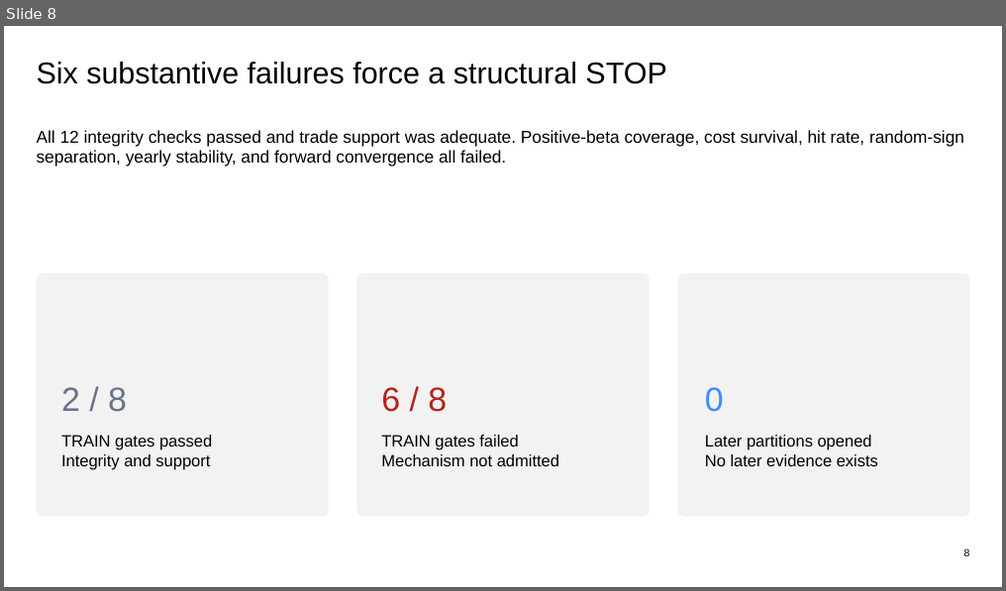
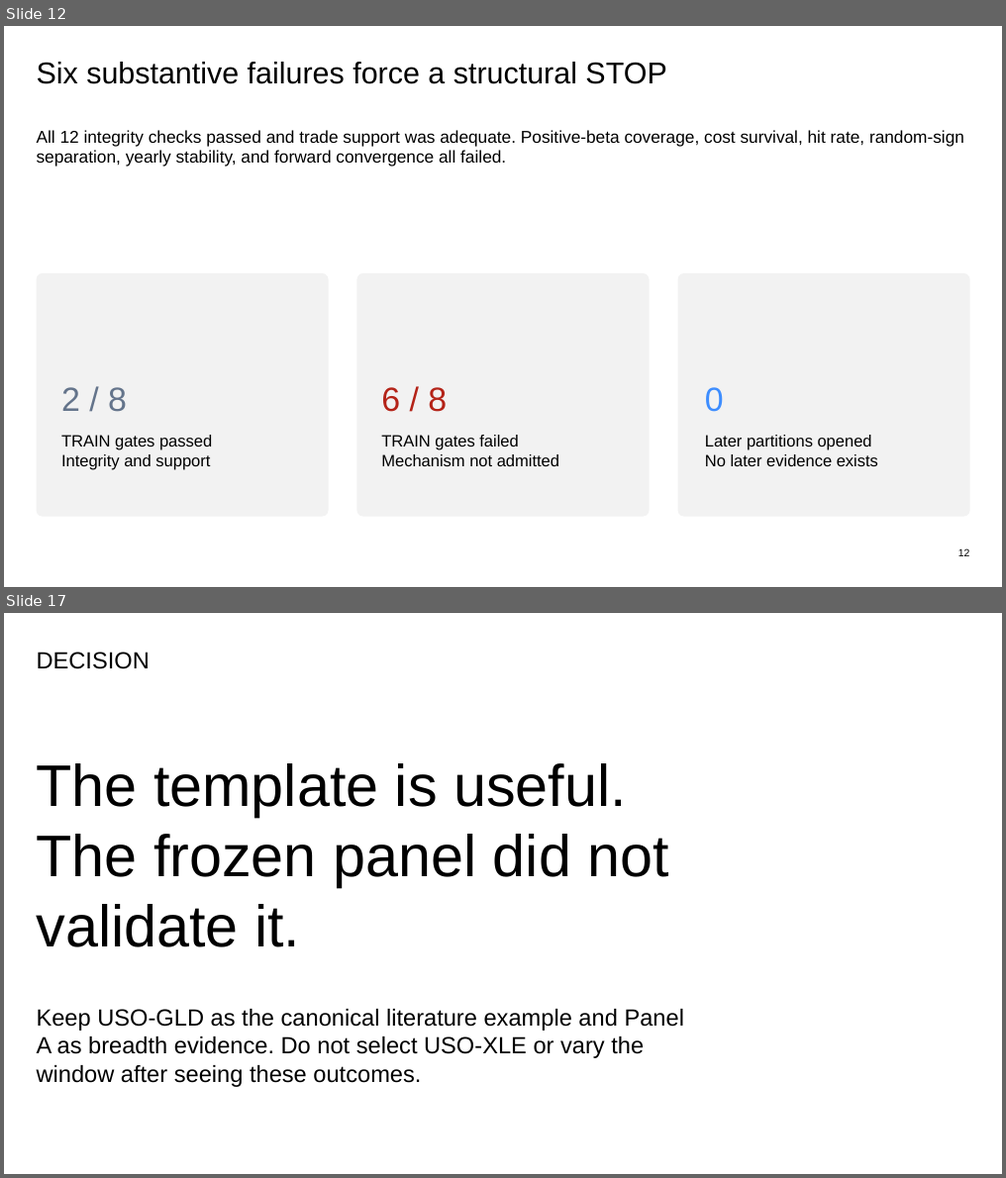
Before and after one commit to Francisc0Franc0/Time-Series-Modeling-Gen5, a slide deck: presentations/gen5_lit_mr_02_1_bollinger_evidence.pptx. Shown one above the other, each under a label of ours: slide 8 before the commit, slides 12 and 17 after it; the slides between them are not shown. The pictures are 1006x591 and 1006x1178 pixels, drawn with LibreOffice and Linux fonts; fonts in the diff are those of the drawing. Boxes give left, top, right and bottom in pixels: in the first picture for what was removed or moved away, otherwise in the second. Text is boxed around its words. In the diff, an @@ line names an element or a change of style, - is before the commit and + after.

Commit message:
feat: add LIT-MR-02.1 fixed pair panel

```diff
--- a/presentations/gen5_lit_mr_02_1_bollinger_evidence.pptx
+++ b/presentations/gen5_lit_mr_02_1_bollinger_evidence.pptx
@@ slide 17 added at <box>4,613,1002,1174</box>, background #FFFFFF @@
@@ text added at <box>37,652,150,669</box>, 22.5 pt, text #000000 @@
+DECISION
@@ text added at <box>37,763,668,948</box>, 56.5 pt, text #000000 @@
+The template is useful.
+The frozen panel did not validate it.
@@ text added at <box>37,1009,684,1087</box>, 22.5 pt, text #000000 @@
+Keep USO-GLD as the canonical literature example and Panel A as breadth evidence. Do not select USO-XLE or vary the window after seeing these outcomes.
@@ what was slide 8 is now slide 12 @@
@@ slide 12 changed as well @@
@@ text at <box>958,549,970,557</box>: text changed @@
-8
+12
```
Also in this commit, not shown: 6 other slides changed, 8 other slides added, 1 slide removed, 9 other files.
